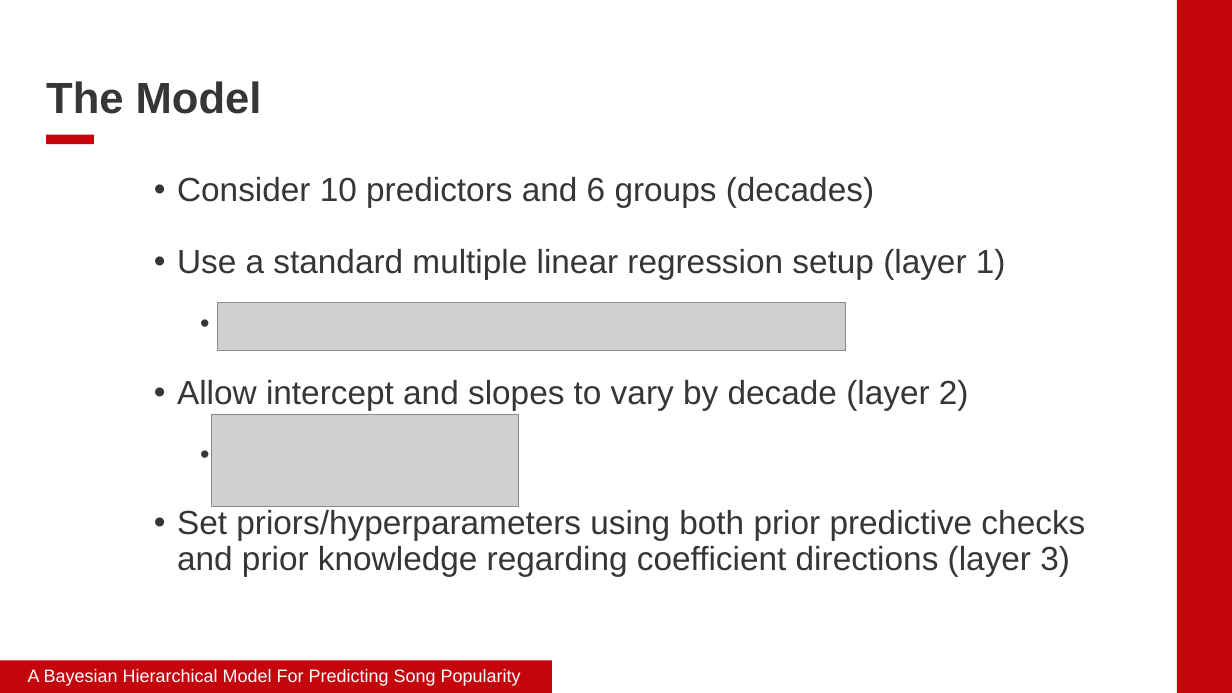
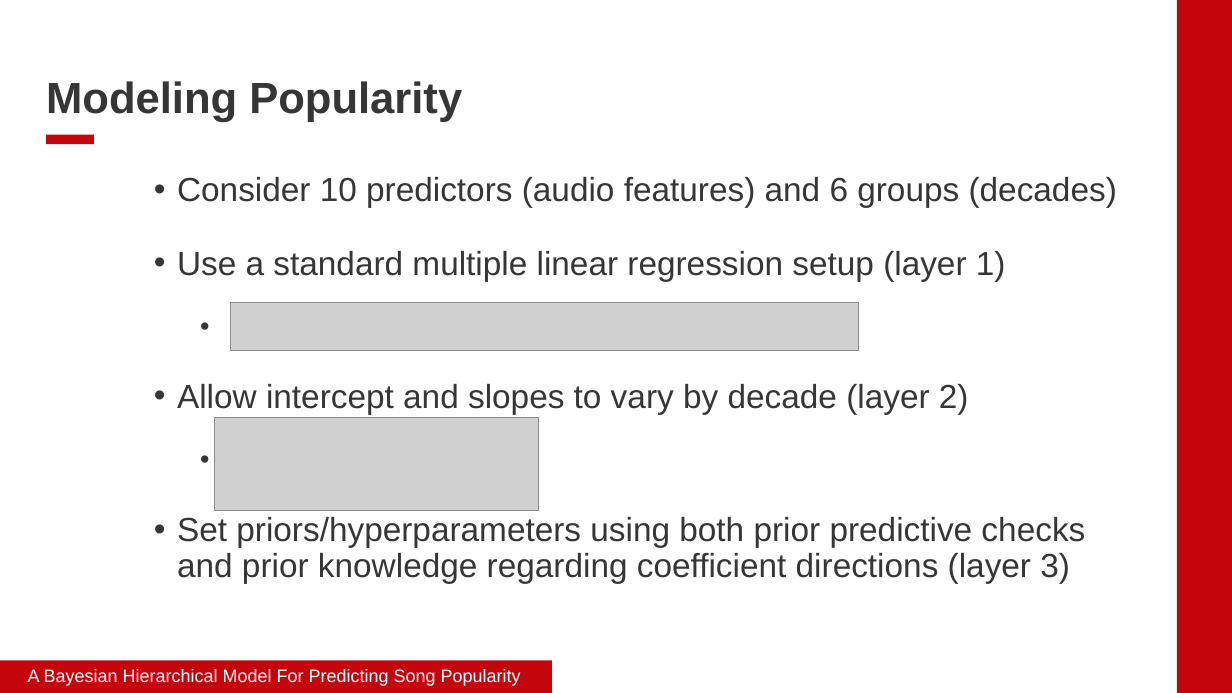
Before and after one commit to james-hubbs/A-Bayesian-Hierarchical-Model-For-Predicting-Song-Popularity, a slide deck: slide 5 of report/slides.pptx. Drawn at 1232x693 pixels with LibreOffice and Linux fonts; fonts in the diff are those of the drawing; grey boxes stand for pictures; background and template pictures are left out. Boxes give left, top, right and bottom in pixels: in the first picture for what was removed or moved away, otherwise in the second. Text is boxed around its words. In the diff, an @@ line names an element or a change of style, - is before the commit and + after.

```diff
--- a/report/slides.pptx
+++ b/report/slides.pptx
@@ text at (x1=46, y1=81, x2=462, y2=122): text changed @@
-The Model
+Modeling Popularity
@@ text at (x1=177, y1=177, x2=1117, y2=208): text changed @@
-• Consider 10 predictors and 6 groups (decades)
+• Consider 10 predictors (audio features) and 6 groups (decades)
@@ text at (x1=177, y1=251, x2=1085, y2=583): more space between paragraphs @@
@@ picture moved from (x1=217, y1=303, x2=846, y2=351) to (x1=230, y1=303, x2=859, y2=351) @@
@@ picture resized from (x1=212, y1=414, x2=518, y2=506) to (x1=214, y1=418, x2=539, y2=510) @@
```
Also in this commit, not shown: 4 other slides changed, 2 other files.
